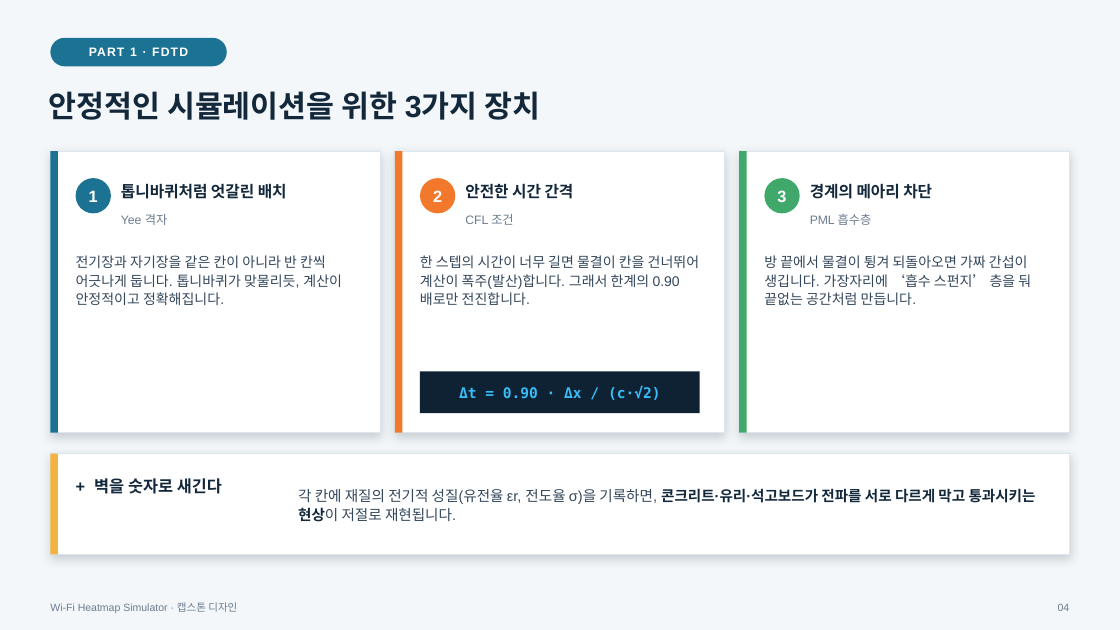
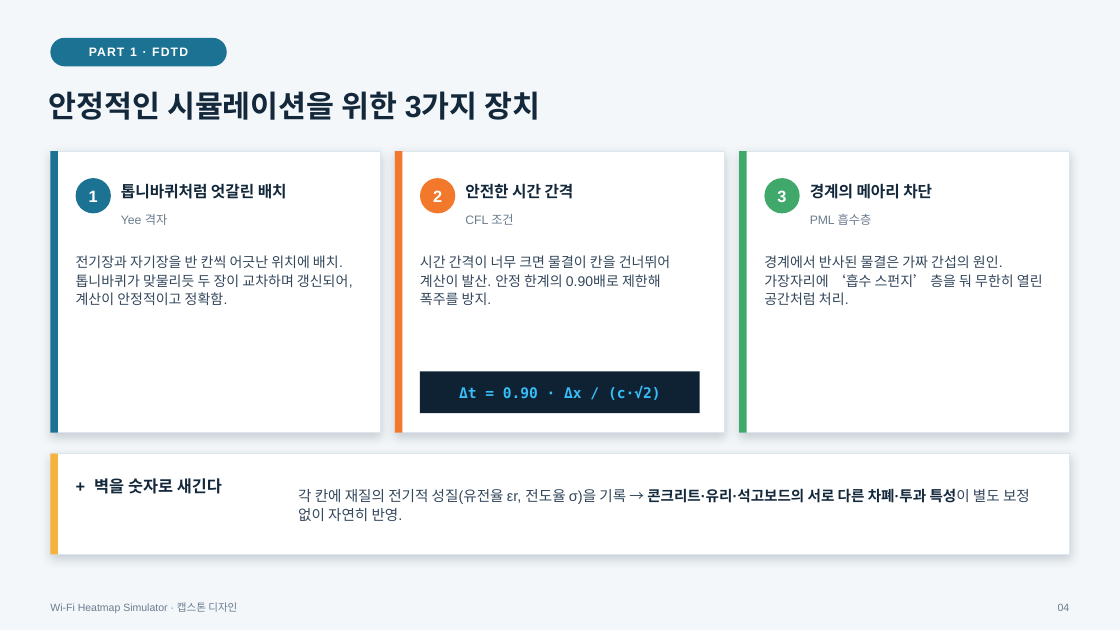
Before and after one commit to jyyoon0310/wifiheatmap, a slide deck: slide 4 of presentation/Capstone_WiFi_Heatmap.pptx. Drawn at 1120x630 pixels with LibreOffice and Linux fonts; fonts in the diff are those of the drawing. Boxes give left, top, right and bottom in pixels: in the first picture for what was removed or moved away, otherwise in the second. Text is boxed around its words. In the diff, an @@ line names an element or a change of style, - is before the commit and + after.

```diff
--- a/presentation/Capstone_WiFi_Heatmap.pptx
+++ b/presentation/Capstone_WiFi_Heatmap.pptx
@@ text at (x1=76, y1=255, x2=353, y2=305): text changed @@
-전기장과 자기장을 같은 칸이 아니라 반 칸씩 어긋나게 둡니다. 톱니바퀴가 맞물리듯, 계산이 안정적이고 정확해집니다.
+전기장과 자기장을 반 칸씩 어긋난 위치에 배치. 톱니바퀴가 맞물리듯 두 장이 교차하며 갱신되어, 계산이 안정적이고 정확함.
@@ text at (x1=420, y1=255, x2=670, y2=305): text changed @@
-한 스텝의 시간이 너무 길면 물결이 칸을 건너뛰어 계산이 폭주(발산)합니다. 그래서 한계의 0.90배로만 전진합니다.
+시간 간격이 너무 크면 물결이 칸을 건너뛰어 계산이 발산. 안정 한계의 0.90배로 제한해 폭주를 방지.
@@ text at (x1=764, y1=255, x2=1043, y2=305): text changed @@
-방 끝에서 물결이 튕겨 되돌아오면 가짜 간섭이 생깁니다. 가장자리에 ‘흡수 스펀지’ 층을 둬 끝없는 공간처럼 만듭니다.
+경계에서 반사된 물결은 가짜 간섭의 원인. 가장자리에 ‘흡수 스펀지’ 층을 둬 무한히 열린 공간처럼 처리.
@@ text at (x1=298, y1=488, x2=1030, y2=521): text changed @@
-각 칸에 재질의 전기적 성질(유전율 εr, 전도율 σ)을 기록하면, 콘크리트·유리·석고보드가 전파를 서로 다르게 막고 통과시키는 현상이 저절로 재현됩니다.
+각 칸에 재질의 전기적 성질(유전율 εr, 전도율 σ)을 기록 → 콘크리트·유리·석고보드의 서로 다른 차폐·투과 특성이 별도 보정 없이 자연히 반영.
```
Also in this commit, not shown: 1 other file.
